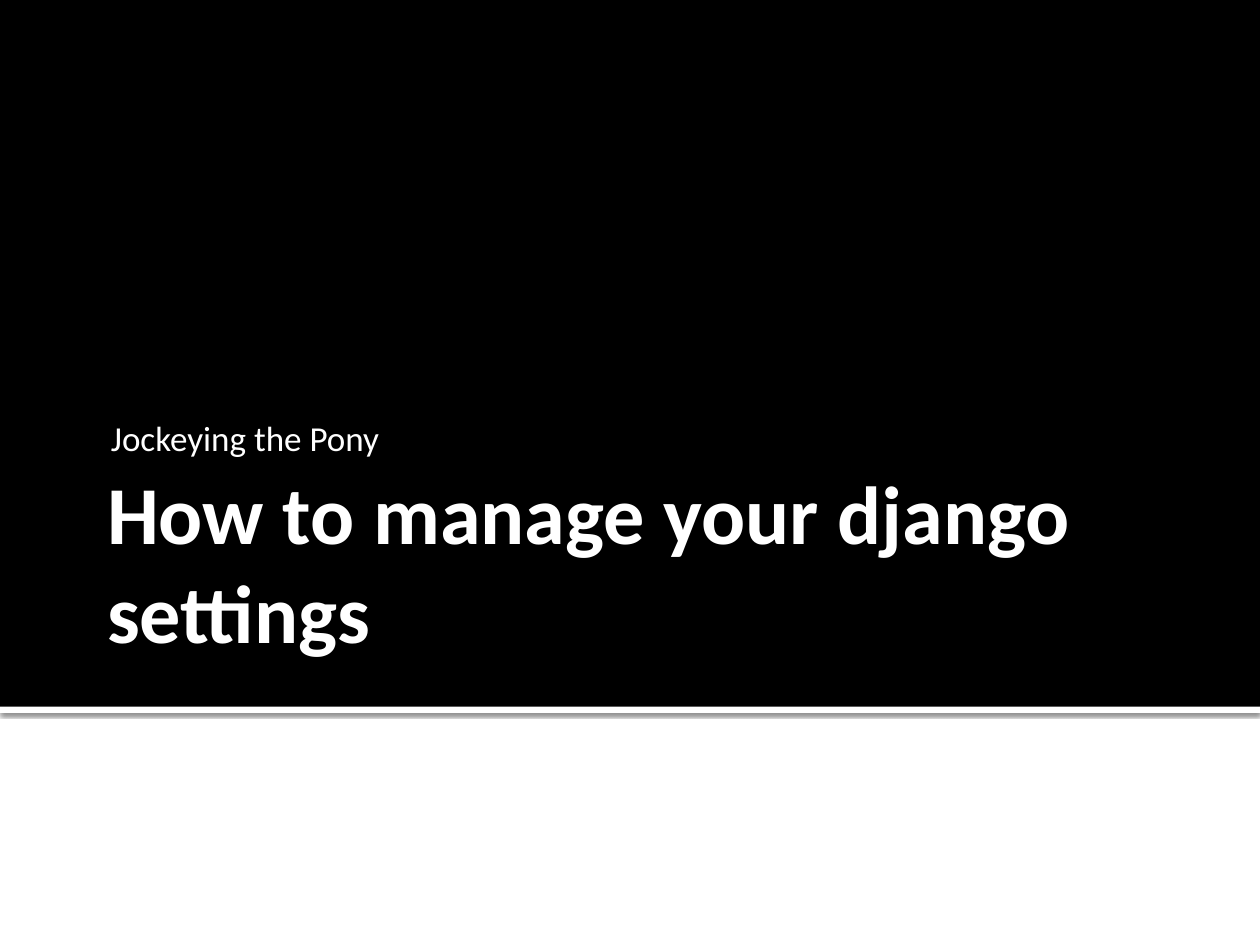
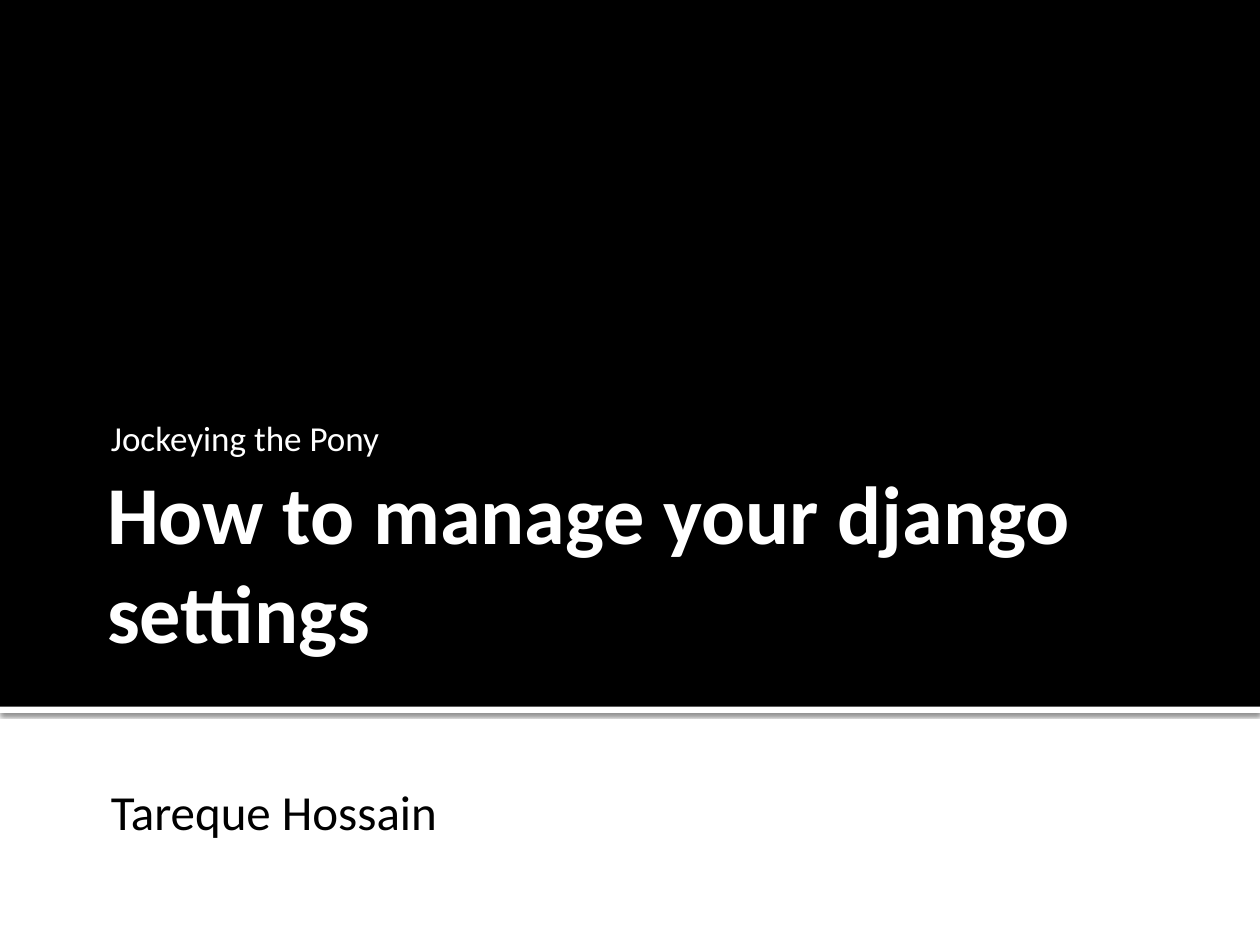
Before and after one commit to tarequeh/django-config, a slide deck: slide 1 of docs/Jockeying.pptx. Drawn at 1260x945 pixels with LibreOffice and Linux fonts; fonts in the diff are those of the drawing. Boxes give left, top, right and bottom in pixels: in the first picture for what was removed or moved away, otherwise in the second. Text is boxed around its words. In the diff, an @@ line names an element or a change of style, - is before the commit and + after.

```diff
--- a/docs/Jockeying.pptx
+++ b/docs/Jockeying.pptx
@@ text added at [111, 796, 437, 838], 28 pt, text #000000 @@
+Tareque Hossain
```
Also in this commit, not shown: 6 other slides changed.
